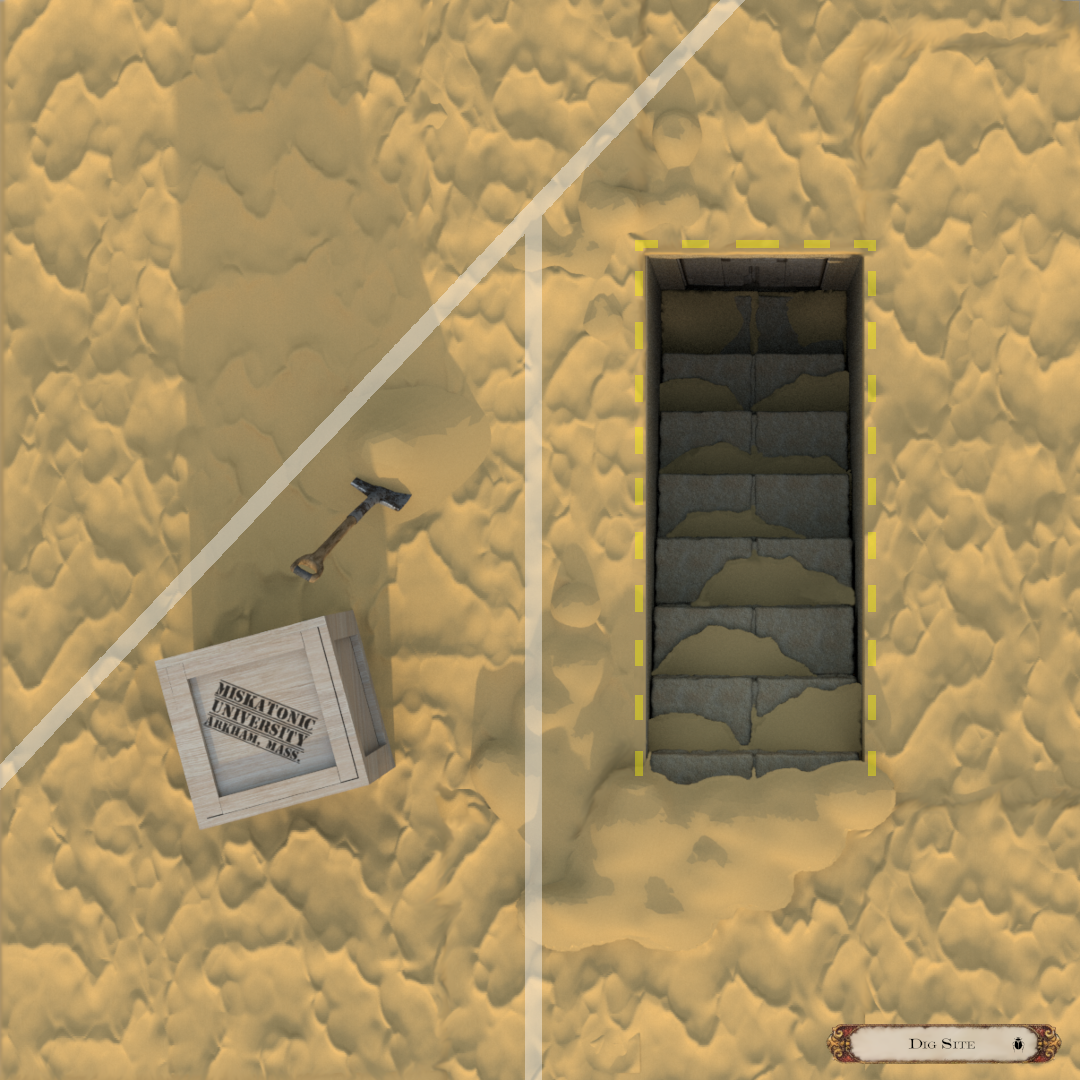
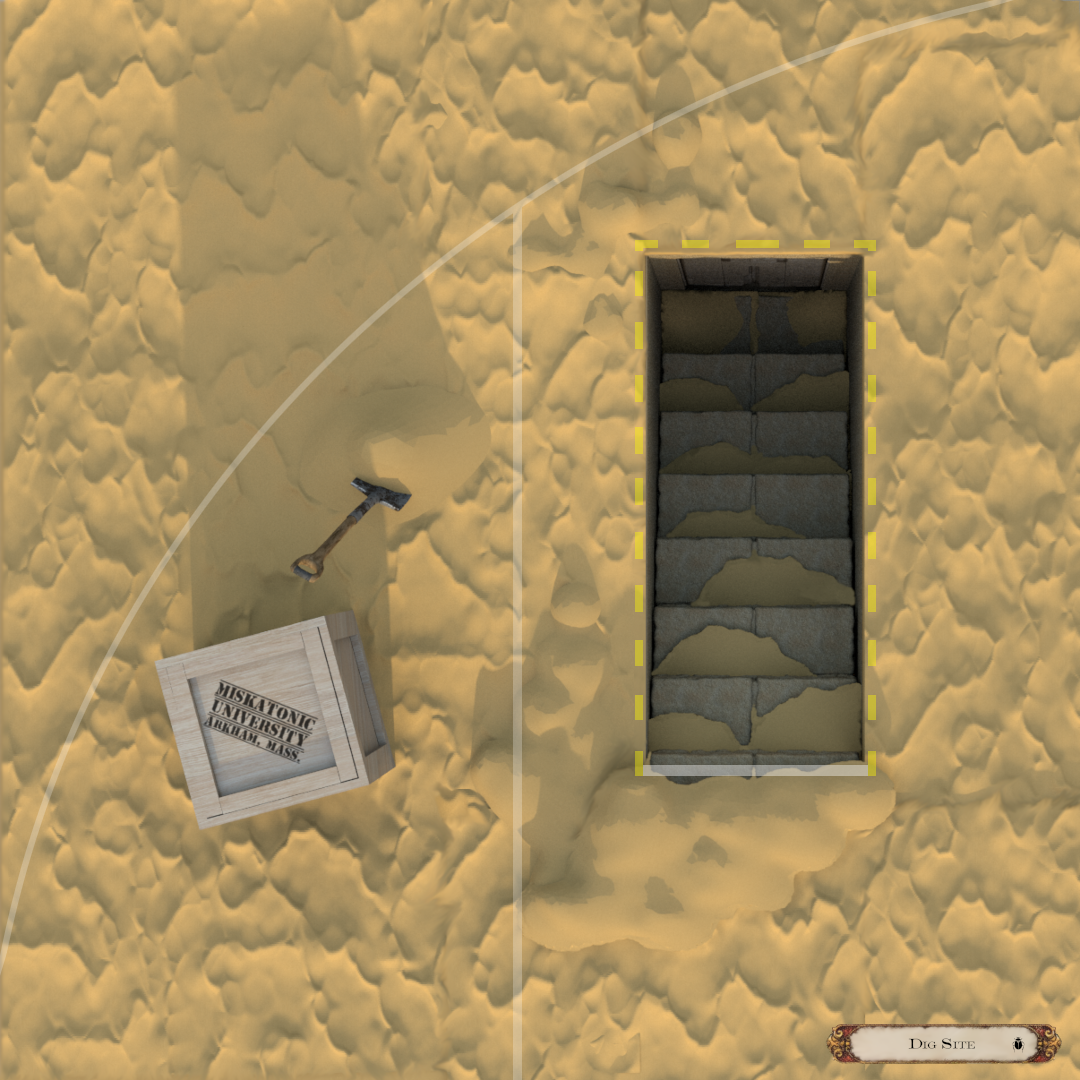
Before/after of a 1080 x 1080 layered artwork. What changed in the layer stack:
added layer "Lines #1" (25%) above "Lines" over [0, 0, 1014, 1080]
painted on "Lines" over [0, 0, 868, 1080]
